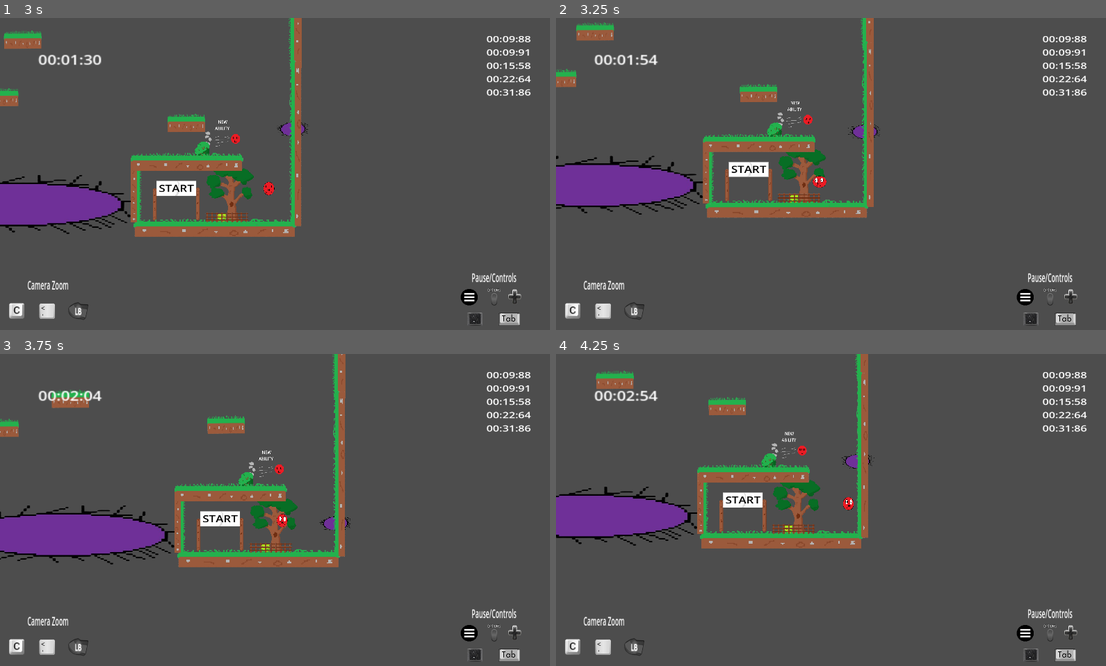
Above: before the commit, frames 1-4 (two rows, left to right).
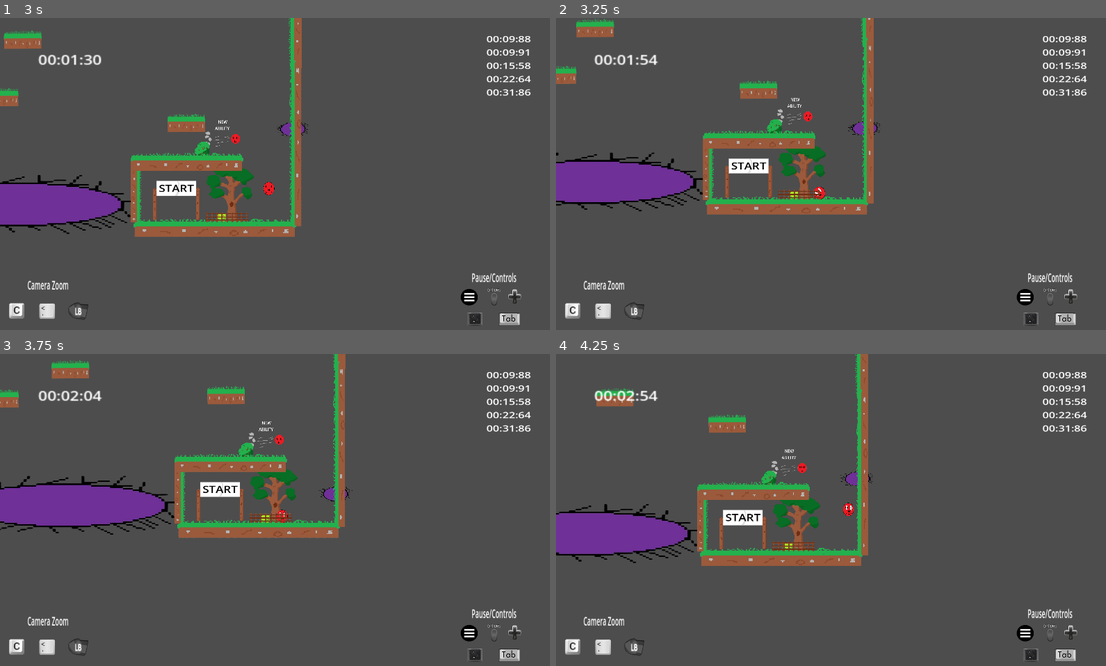
Above: after the commit, the same moments.

Repository: Mahnwe/TheBallThatWasUwU
Game: Godot game, scene res://Scenes/menu.tscn
Same seed, same stepped clock (60 frames per second), same inputs: the game is played once before the commit and once after it.
Inputs (mouse positions are in pixels of both pictures, inside the frame that each line leads up to):
- Up to frame 1 (3 s): click "Level 2" at 0.5 s; tap Enter at 1.25 s; move the mouse to (401, 158) at 1.27 s; hold Space (jump) 1.28-2.03 s; hold D (move_right) 1.28-2.78 s; tap F (next_level) at 1.35, 2.3 s; click (401, 158) at 1.42 s; move the mouse to (165, 189) at 2.02 s; tap Space (jump) at 2.1, 2.27, 2.57 s; move the mouse to (335, 105) at 2.77 s; hold A (move_left) from 2.78 s (still down); hold Space (jump) from 2.78 s (still down); tap C (camera_dezoom) at 2.85 s
- Up to frame 2 (3.25 s): keep holding A (move_left); keep holding Space (jump)
- Up to frame 3 (3.75 s): move the mouse to (247, 572) at 3.52 s; release A (move_left) at 3.53 s; release Space (jump) at 3.53 s; hold D (move_right) from 3.53 s (still down); tap Shift (dash) at 3.6 s; click (247, 572) at 3.67 s
- Up to frame 4 (4.25 s): keep holding D (move_right); tap Space (jump) at 3.77, 4.07 s; tap F (next_level) at 3.8 s

Frame 1 is identical in both runs. In frame 2, 4.9% of the frame differs, in the area x 0-59%, y 0-65%; in frame 3, 15%, in the area x 0-65%, y 0-69%; in frame 4, 11%.

Commit message:
Make the new UI dissapear when player press pause, and fix bug with the camera zoom in player script

Diff:
--- a/Scripts/Level2.gd
+++ b/Scripts/Level2.gd
@@ -69,6 +69,7 @@
 		if !is_paused and !is_commands_panel_open and Input.is_action_just_pressed("pause") and $Player.position.x != start_position_x:
 			$Player/Pause.show()
 			$Player.get_child(0).get_child(0).get_child(1).hide()
+			$Player.get_child(0).get_child(0).get_child(2).hide()
 			disable_patrol_groups()
 			$Player.set_physics_process(false)
 			$Player.get_child(0).get_child(0).get_child(0).get_child(0).set_process(false)
@@ -76,12 +77,14 @@
 		elif !is_paused and !is_commands_panel_open and Input.is_action_just_pressed("pause") and $Player.position.x == start_position_x:
 			$Player/Pause.show()
 			$Player.get_child(0).get_child(0).get_child(1).hide()
+			$Player.get_child(0).get_child(0).get_child(2).hide()
 			disable_patrol_groups()
 			$Player.set_physics_process(false)
 			is_paused = true
 		elif is_paused and Input.is_action_just_pressed("pause") and $Player.position.x != start_position_x:
 			$Player/Pause.hide()
 			$Player.get_child(0).get_child(0).get_child(1).show()
+			$Player.get_child(0).get_child(0).get_child(2).show()
 			enable_patrol_groups()
 			$Player.set_physics_process(true)
 			$Player.get_child(0).get_child(0).get_child(0).get_child(0).set_process(true)
@@ -89,6 +92,7 @@
 		elif is_paused and Input.is_action_just_pressed("pause") and $Player.position.x == start_position_x:
 			$Player/Pause.hide()
 			$Player.get_child(0).get_child(0).get_child(1).show()
+			$Player.get_child(0).get_child(0).get_child(2).show()
 			enable_patrol_groups()
 			$Player.set_physics_process(true)
 			is_paused = false
--- a/Scripts/level1.gd
+++ b/Scripts/level1.gd
@@ -69,23 +69,27 @@
 		if !is_paused and !is_commands_panel_open and Input.is_action_just_pressed("pause") and $Player.position.x != start_position_x:
 			$Player/Pause.show()
 			$Player.get_child(0).get_child(0).get_child(1).hide()
+			$Player.get_child(0).get_child(0).get_child(2).hide()
 			$Player.set_physics_process(false)
 			$Player.get_child(0).get_child(0).get_child(0).get_child(0).set_process(false)
 			is_paused = true
 		elif !is_paused and !is_commands_panel_open and Input.is_action_just_pressed("pause") and $Player.position.x == start_position_x:
 			$Player/Pause.show()
 			$Player.get_child(0).get_child(0).get_child(1).hide()
+			$Player.get_child(0).get_child(0).get_child(2).hide()
 			$Player.set_physics_process(false)
 			is_paused = true
 		elif is_paused and Input.is_action_just_pressed("pause") and $Player.position.x != start_position_x:
 			$Player/Pause.hide()
 			$Player.get_child(0).get_child(0).get_child(1).show()
+			$Player.get_child(0).get_child(0).get_child(2).show()
 			$Player.set_physics_process(true)
 			$Player.get_child(0).get_child(0).get_child(0).get_child(0).set_process(true)
 			is_paused = false
 		elif is_paused and Input.is_action_just_pressed("pause") and $Player.position.x == start_position_x:
 			$Player/Pause.hide()
 			$Player.get_child(0).get_child(0).get_child(1).show()
+			$Player.get_child(0).get_child(0).get_child(2).show()
 			$Player.set_physics_process(true)
 			is_paused = false
 		elif is_paused and Input.is_action_just_pressed("menu_when_finish"):
--- a/Scripts/level_3.gd
+++ b/Scripts/level_3.gd
@@ -69,6 +69,7 @@
 		if !is_paused and !is_commands_panel_open and Input.is_action_just_pressed("pause") and $Player.position.x != start_position_x:
 			$Player/Pause.show()
 			$Player.get_child(0).get_child(0).get_child(1).hide()
+			$Player.get_child(0).get_child(0).get_child(2).hide()
 			disable_patrol_groups()
 			$Player.set_physics_process(false)
 			$Player.get_child(0).get_child(0).get_child(0).get_child(0).set_process(false)
@@ -76,12 +77,14 @@
 		elif !is_paused and !is_commands_panel_open and Input.is_action_just_pressed("pause") and $Player.position.x == start_position_x:
 			$Player/Pause.show()
 			$Player.get_child(0).get_child(0).get_child(1).hide()
+			$Player.get_child(0).get_child(0).get_child(2).hide()
 			disable_patrol_groups()
 			$Player.set_physics_process(false)
 			is_paused = true
 		elif is_paused and Input.is_action_just_pressed("pause") and $Player.position.x != start_position_x:
 			$Player/Pause.hide()
 			$Player.get_child(0).get_child(0).get_child(1).show()
+			$Player.get_child(0).get_child(0).get_child(2).show()
 			enable_patrol_groups()
 			$Player.set_physics_process(true)
 			$Player.get_child(0).get_child(0).get_child(0).get_child(0).set_process(true)
@@ -89,6 +92,7 @@
 		elif is_paused and Input.is_action_just_pressed("pause") and $Player.position.x == start_position_x:
 			$Player/Pause.hide()
 			$Player.get_child(0).get_child(0).get_child(1).show()
+			$Player.get_child(0).get_child(0).get_child(2).show()
 			enable_patrol_groups()
 			$Player.set_physics_process(true)
 			is_paused = false
--- a/Scripts/player.gd
+++ b/Scripts/player.gd
@@ -24,13 +24,14 @@
 	is_camera_dezoom = 0
 
 func _physics_process(_delta):
+	handle_cam_dezoom()
 	check_for_player_movement()
 	check_if_player_is_on_floor()
 	check_if_player_is_not_on_floor()
 	check_if_player_is_on_wall()
 	_dash()
 
-#func handle_cam_dezoom():
+func handle_cam_dezoom():
 	if Input.is_action_just_pressed("camera_dezoom") and is_camera_dezoom == 0:
 		$Camera2D.zoom = Vector2(1.0, 1.0)
 		is_camera_dezoom = 1
@@ -106,7 +107,7 @@
 				$AnimatedSprite2D.animation = "walk"
 				$AnimatedSprite2D.flip_h = false
 				$AnimatedSprite2D.play()
-		if Input.is_action_pressed("jump"):
+		if Input.is_action_just_pressed("jump"):
 			velocity.y = jump_force
 			number_of_jumps += 1
 			if velocity.x < 0:
